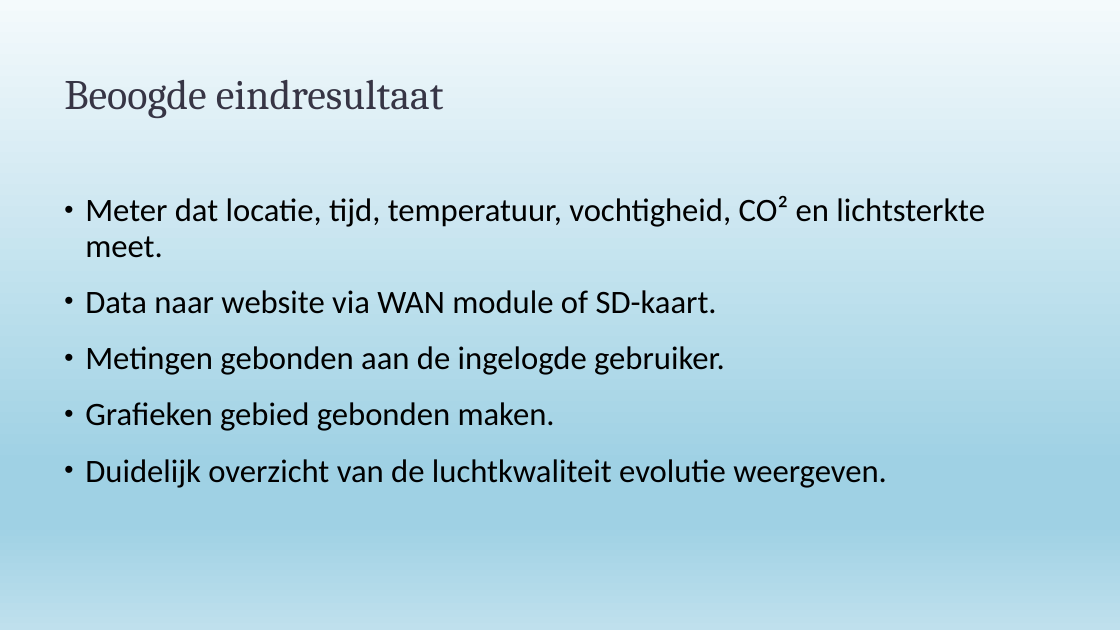
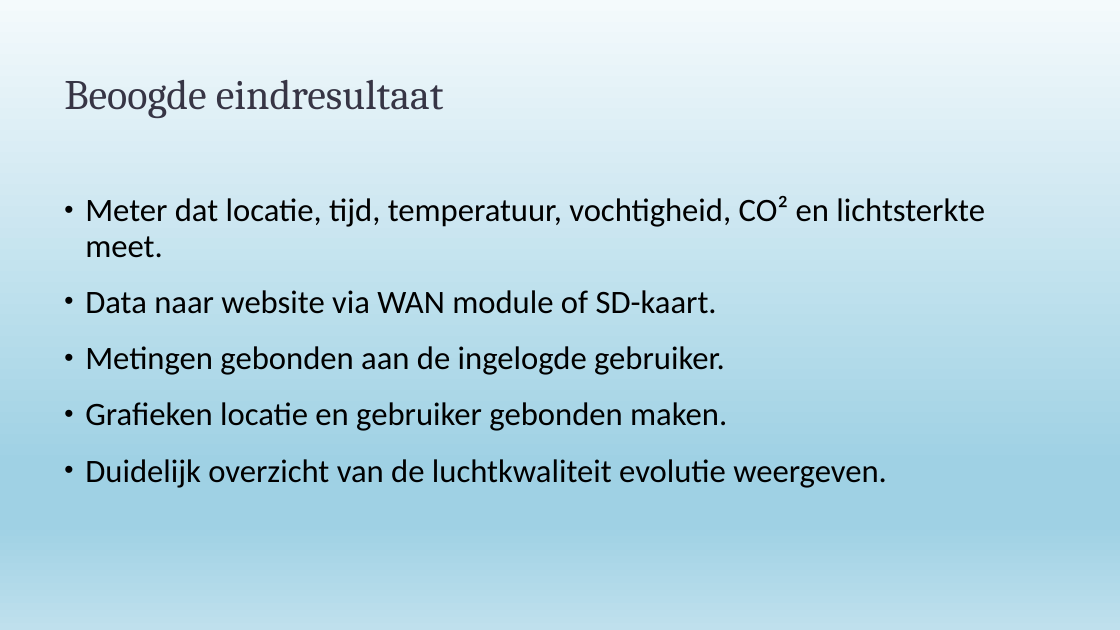
Before and after one commit to Tuur123/GIP, a slide deck: slide 3 of GIP-PPT-2_RS_AdH.pptx. Drawn at 1120x630 pixels with LibreOffice and Linux fonts; fonts in the diff are those of the drawing. Boxes give left, top, right and bottom in pixels: in the first picture for what was removed or moved away, otherwise in the second. Text is boxed around its words. In the diff, an @@ line names an element or a change of style, - is before the commit and + after.

```diff
--- a/GIP-PPT-2_RS_AdH.pptx
+++ b/GIP-PPT-2_RS_AdH.pptx
@@ text at bbox=[85, 402, 727, 431]: text changed @@
-• Grafieken gebied gebonden maken.
+• Grafieken locatie en gebruiker gebonden maken.
```
